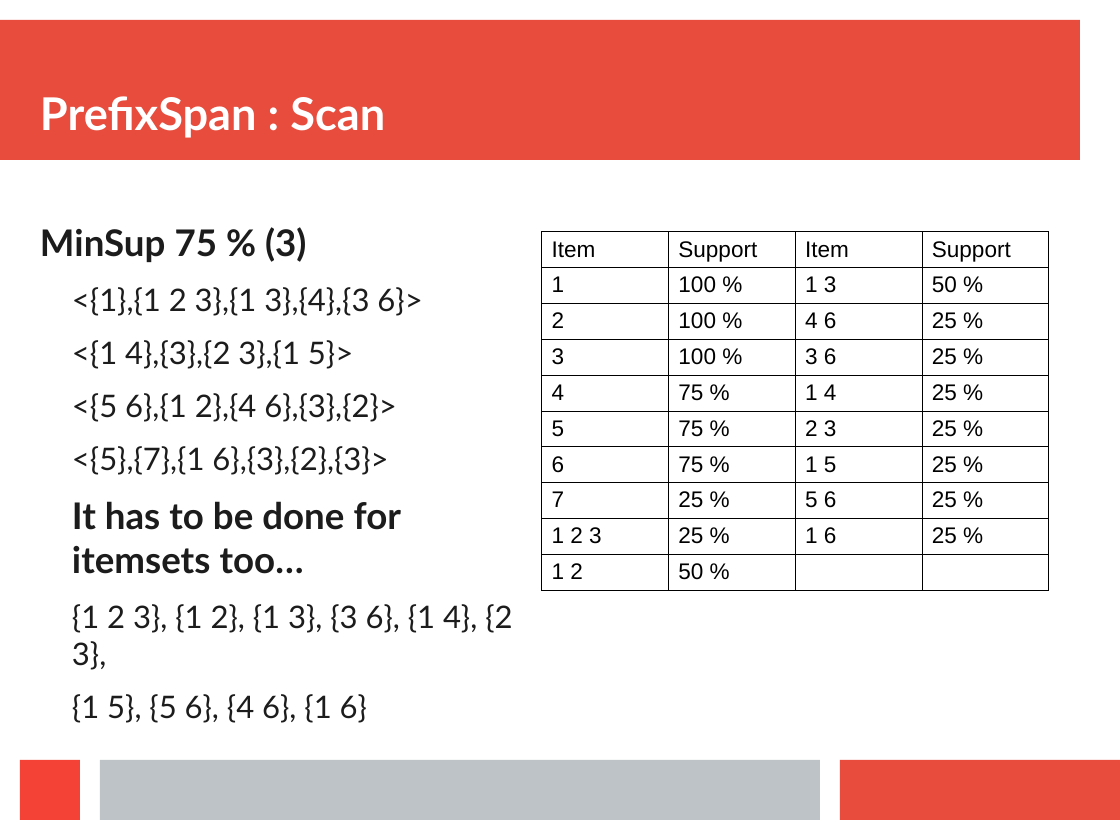
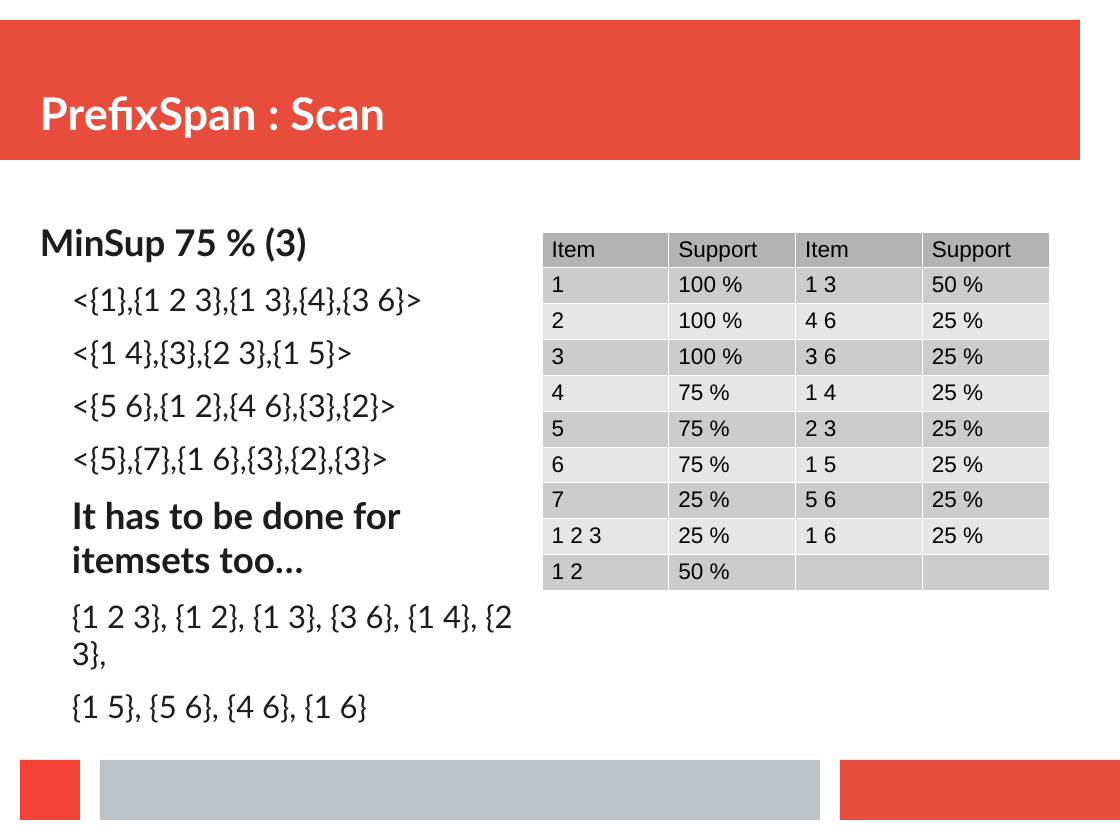
Before and after one commit to Symeon94/iaseminar, a slide deck: slide 28 of presentation/Presentation.odp. Drawn at 1120x840 pixels with LibreOffice and Linux fonts; fonts in the diff are those of the drawing. Boxes give left, top, right and bottom in pixels: in the first picture for what was removed or moved away, otherwise in the second. Text is boxed around its words. In the diff, an @@ line names an element or a change of style, - is before the commit and + after.

```diff
--- a/presentation/Presentation.odp
+++ b/presentation/Presentation.odp
@@ table at box(542, 232, 1050, 590) @@
@@ fill none to #B3B3B3 in row 1 @@
@@ fill none to #CCCCCC in 18 cells @@
@@ fill none to #E6E6E6 in 16 cells @@
@@ borders changed @@
```
Also in this commit, not shown: 23 other slides changed, 5 slides added, 1 other file.
